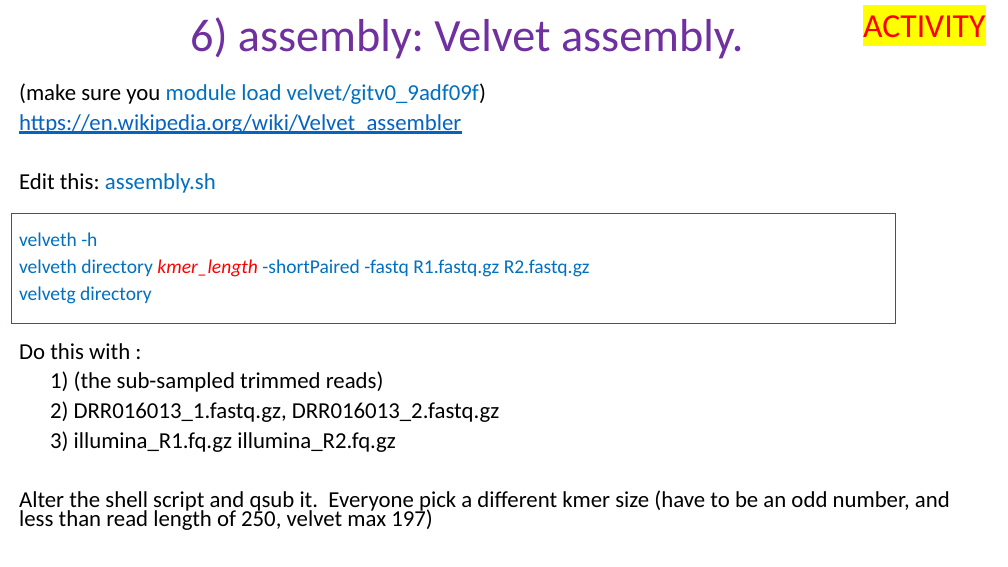
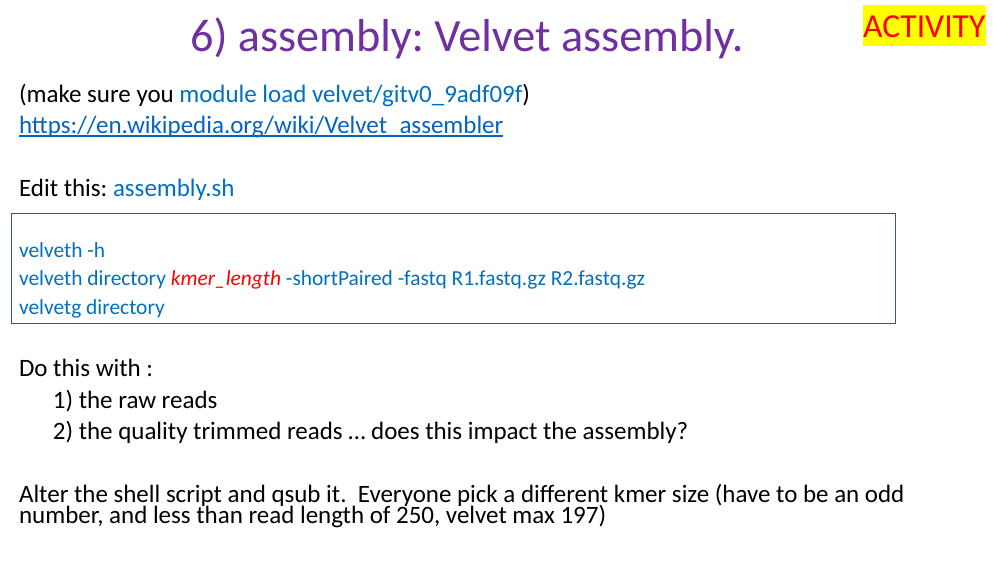
Before and after one commit to peterthorpe5/Sys_admin, a slide deck: slide 11 of cluster_course/powerpoint/6_assembly.pptx (slide 10 before the commit). Drawn at 1008x567 pixels with LibreOffice and Linux fonts; fonts in the diff are those of the drawing. Boxes give left, top, right and bottom in pixels: in the first picture for what was removed or moved away, otherwise in the second. Text is boxed around its words. In the diff, an @@ line names an element or a change of style, - is before the commit and + after.

```diff
--- a/cluster_course/powerpoint/6_assembly.pptx
+++ b/cluster_course/powerpoint/6_assembly.pptx
@@ text at [19,84,904,528]: size 21.7 to 23.8 pt in "(make sure you module load velvet/gitv0_9adf09f)", "https://en.wikipedia.org/wiki/Velvet_assembler", "Edit this: assembly.sh", "Do this with :" and 1 more places; size 18.6 to 20.4 pt in "velveth -h", "velveth directory kmer_length -shortPaired -fastq R1.fastq.g ...", "velvetg directory" @@
@@ text at [53,390,689,443]: text changed; size 21.7 to 23.8 pt @@
-1) (the sub-sampled trimmed reads)
-2) DRR016013_1.fastq.gz, DRR016013_2.fastq.gz
-3) illumina_R1.fq.gz illumina_R2.fq.gz
+1) the raw reads
+2) the quality trimmed reads … does this impact the assembly?
```
Also in this commit, not shown: 6 other slides changed, 1 slide added, 6 other files.
